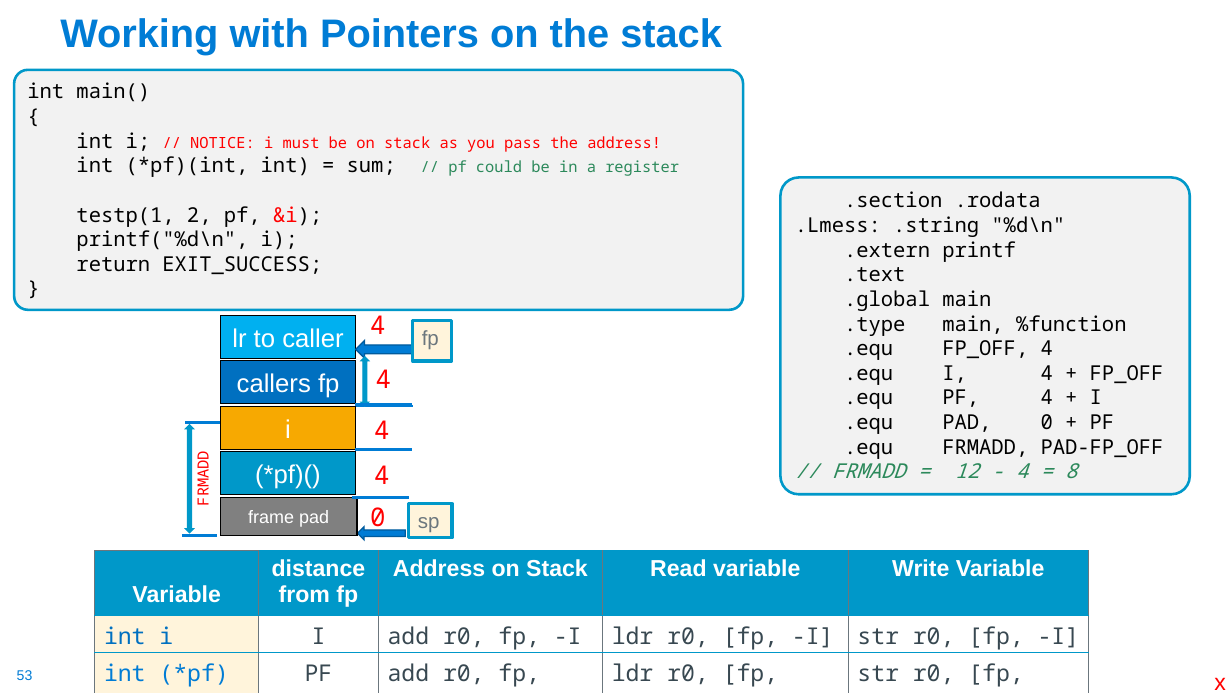
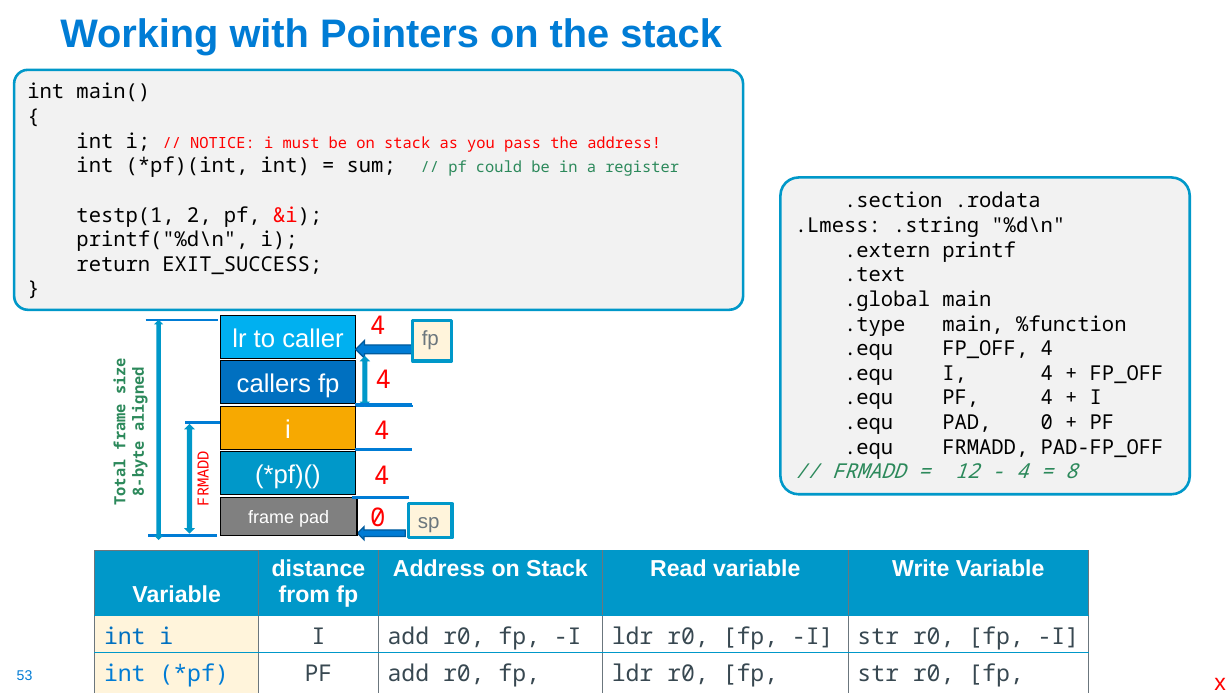
Before and after one commit to cse30-sp24/Muller-Slides, a slide deck: slide 53 of 07-Arm-Part4.pptx. Drawn at 1232x693 pixels with LibreOffice and Linux fonts; fonts in the diff are those of the drawing. Boxes give left, top, right and bottom in pixels: in the first picture for what was removed or moved away, otherwise in the second. Text is boxed around its words. In the diff, an @@ line names an element or a change of style, - is before the commit and + after.

```diff
--- a/07-Arm-Part4.pptx
+++ b/07-Arm-Part4.pptx
@@ line added from (146, 320) to (218, 320), #007CD5 2.25 pt @@
@@ up down arrow added at (x1=155, y1=321, x2=162, y2=539), fill #0098C9, outline #0098C9 1 pt @@
@@ text added at (x1=109, y1=361, x2=148, y2=504), 12 pt, text #2C895B, bold @@
+Total frame size
+8-byte aligned
@@ line moved from (182, 535) - (217, 535) to (148, 535) - (217, 535) @@
```
Also in this commit, not shown: 7 other slides changed, 3 other files.
